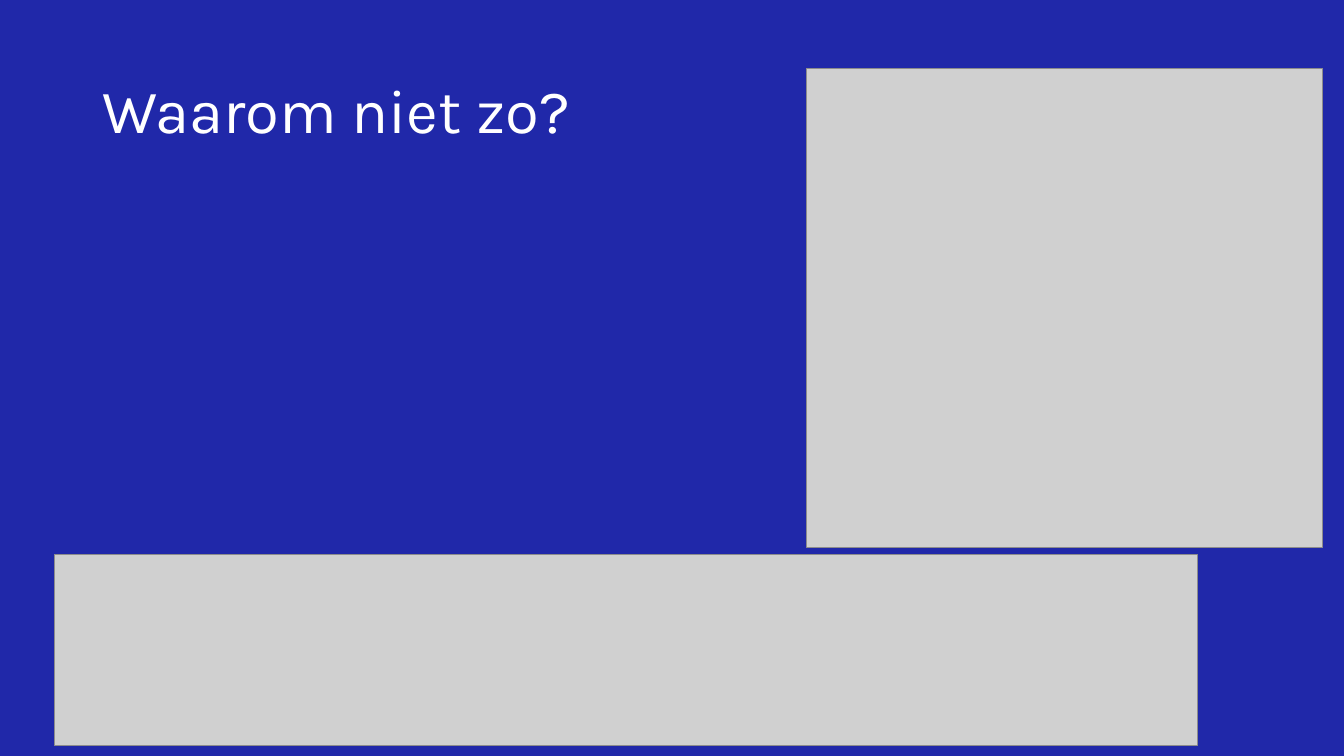
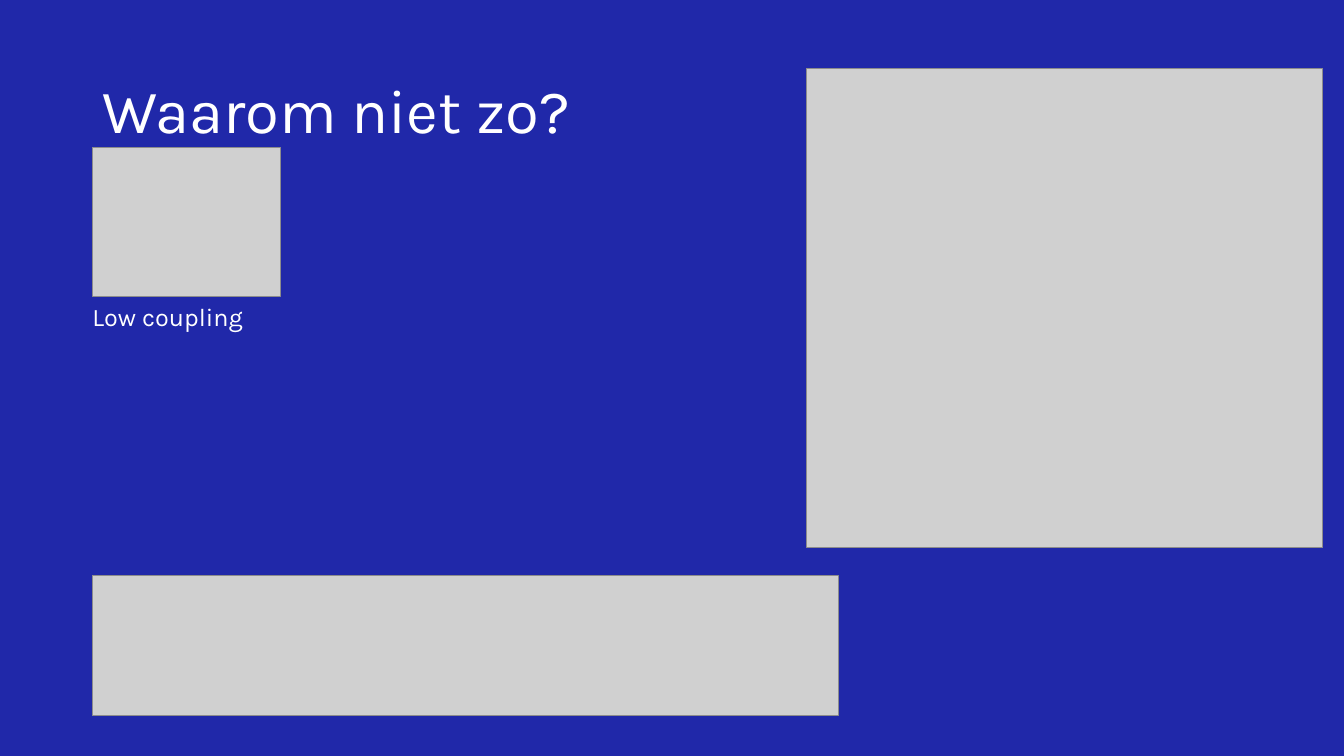
Before and after one commit to NickDekker/SOLID-GRASP, a slide deck: slide 22 of Presentatie/SOLID-Grasp-training.pptx. Drawn at 1344x756 pixels with LibreOffice and Linux fonts; fonts in the diff are those of the drawing; grey boxes stand for pictures; background and template pictures are left out. Boxes give left, top, right and bottom in pixels: in the first picture for what was removed or moved away, otherwise in the second. Text is boxed around its words. In the diff, an @@ line names an element or a change of style, - is before the commit and + after.

```diff
--- a/Presentatie/SOLID-Grasp-training.pptx
+++ b/Presentatie/SOLID-Grasp-training.pptx
@@ picture added at box(93, 147, 281, 296) @@
@@ text added at box(92, 308, 243, 332), 18 pt, text #FFFFFF @@
+Low coupling
@@ picture removed at box(54, 555, 1197, 746) @@
@@ picture added at box(93, 576, 839, 716) @@
```
Also in this commit, not shown: 4 other slides changed, 7 slides added, 4 slides removed.
